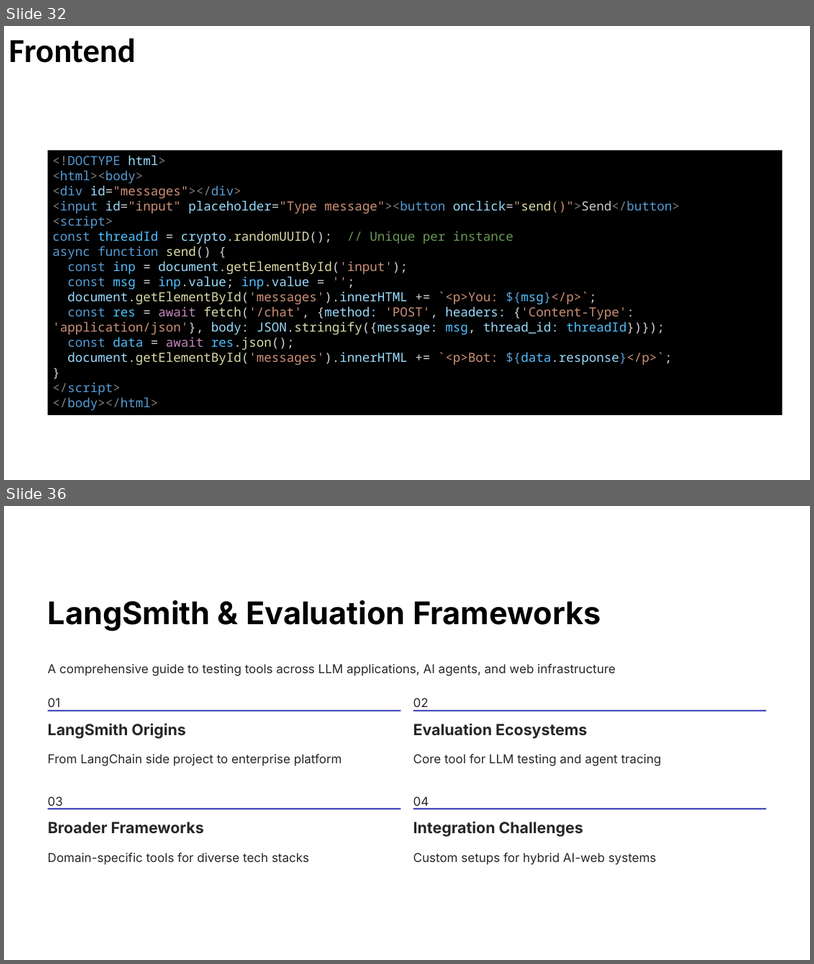
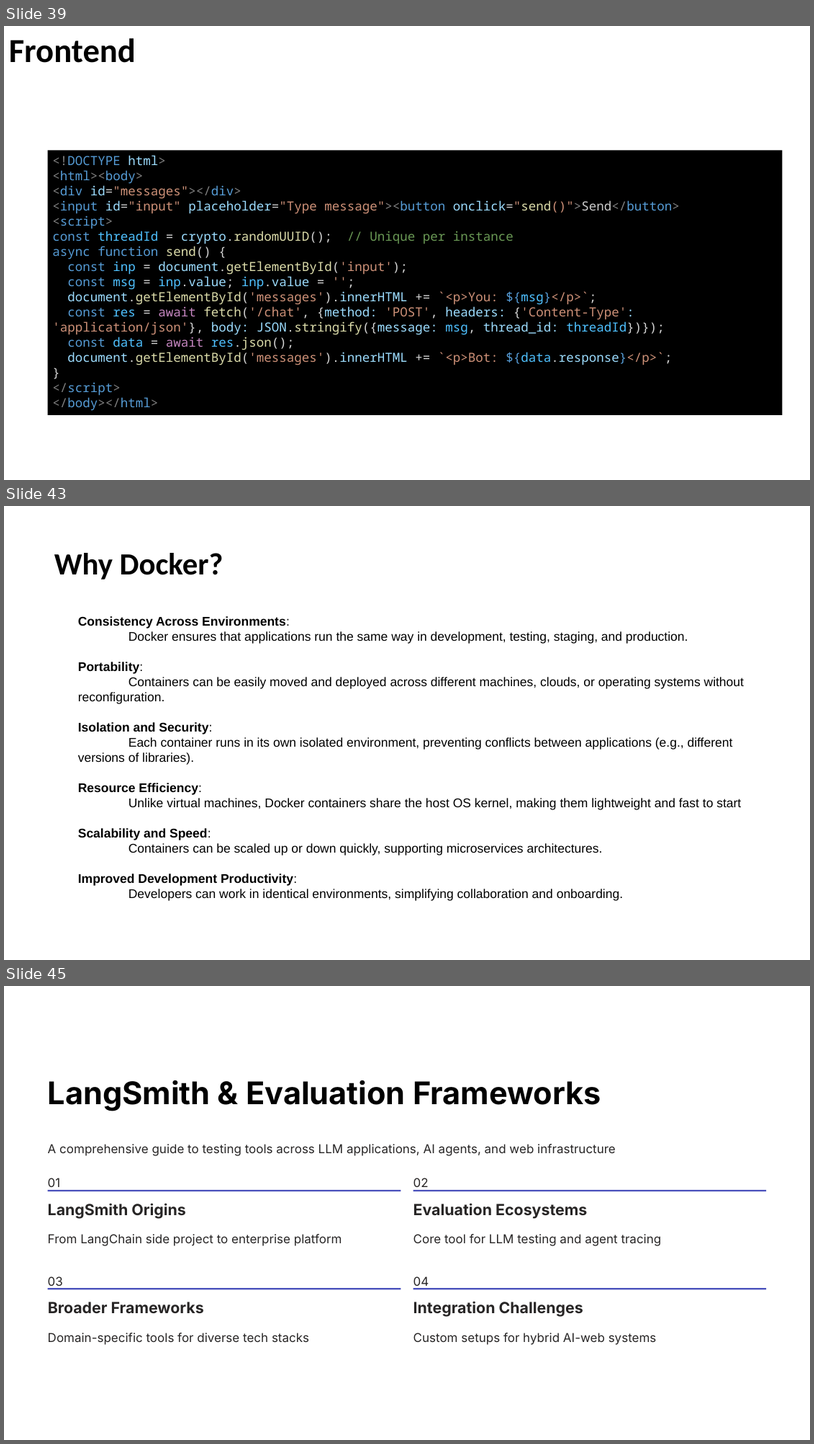
Before and after one commit to enoch-sit/proj01_chatbot_edu, a slide deck: week08/AI Agent Design III LangSmith-and-Evaluation-Frameworks.pptx. Shown one above the other, each under a label of ours: slides 32 and 36 before the commit, slides 39, 43 and 45 after it; the slides between them are not shown. The pictures are 814x964 and 814x1444 pixels, drawn with LibreOffice and Linux fonts; fonts in the diff are those of the drawing. Boxes give left, top, right and bottom in pixels: in the first picture for what was removed or moved away, otherwise in the second. Text is boxed around its words. In the diff, an @@ line names an element or a change of style, - is before the commit and + after.

```diff
--- a/week08/AI Agent Design III LangSmith-and-Evaluation-Frameworks.pptx
+++ b/week08/AI Agent Design III LangSmith-and-Evaluation-Frameworks.pptx
@@ slide 43 added at <box>4,506,810,960</box>, background #000000; not listed: 1 template element that a slide beside it also shows @@
@@ text added at <box>54,553,224,579</box>, 44 pt, text #000000, bold @@
+Why Docker?
@@ text added at <box>78,616,744,901</box>, 18 pt, text #000000 @@
+Consistency Across Environments:
+Docker ensures that applications run the same way in development, testing, staging, and production.
+Portability:
+Containers can be easily moved and deployed across different machines, clouds, or operating systems without reconfiguration.
+Isolation and Security:
+Each container runs in its own isolated environment, preventing conflicts between applications (e.g., different versions of libraries).
+Resource Efficiency:
+Unlike virtual machines, Docker containers share the host OS kernel, making them lightweight and fast to start
+Scalability and Speed:
+Containers can be scaled up or down quickly, supporting microservices architectures.
+Improved Development Productivity:
+Developers can work in identical environments, simplifying collaboration and onboarding.
@@ what was slide 32 is now slide 39 @@
@@ what was slide 36 is now slide 45 @@
```
Also in this commit, not shown: 3 slides changed, 9 other slides added, 1 slide removed, 3 other files.
